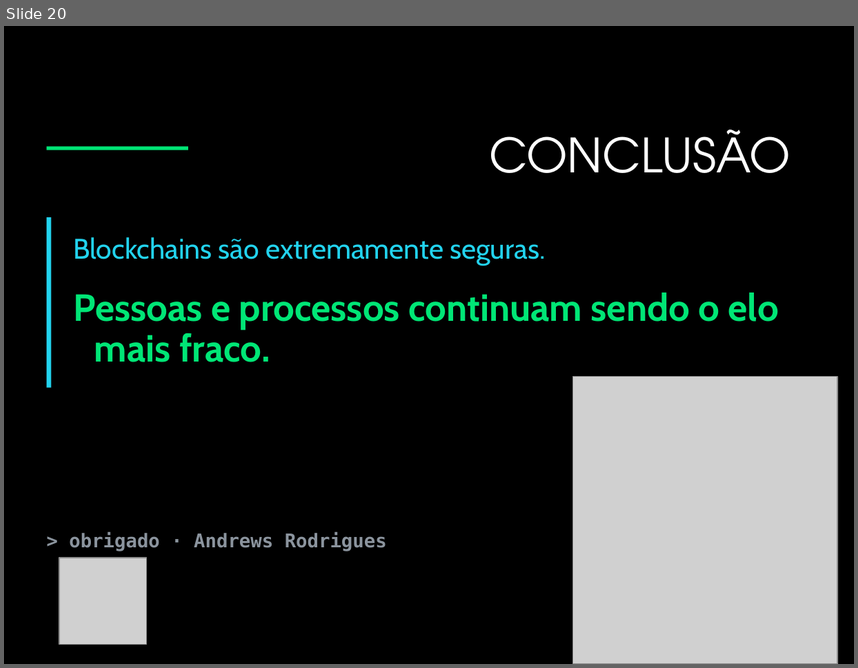
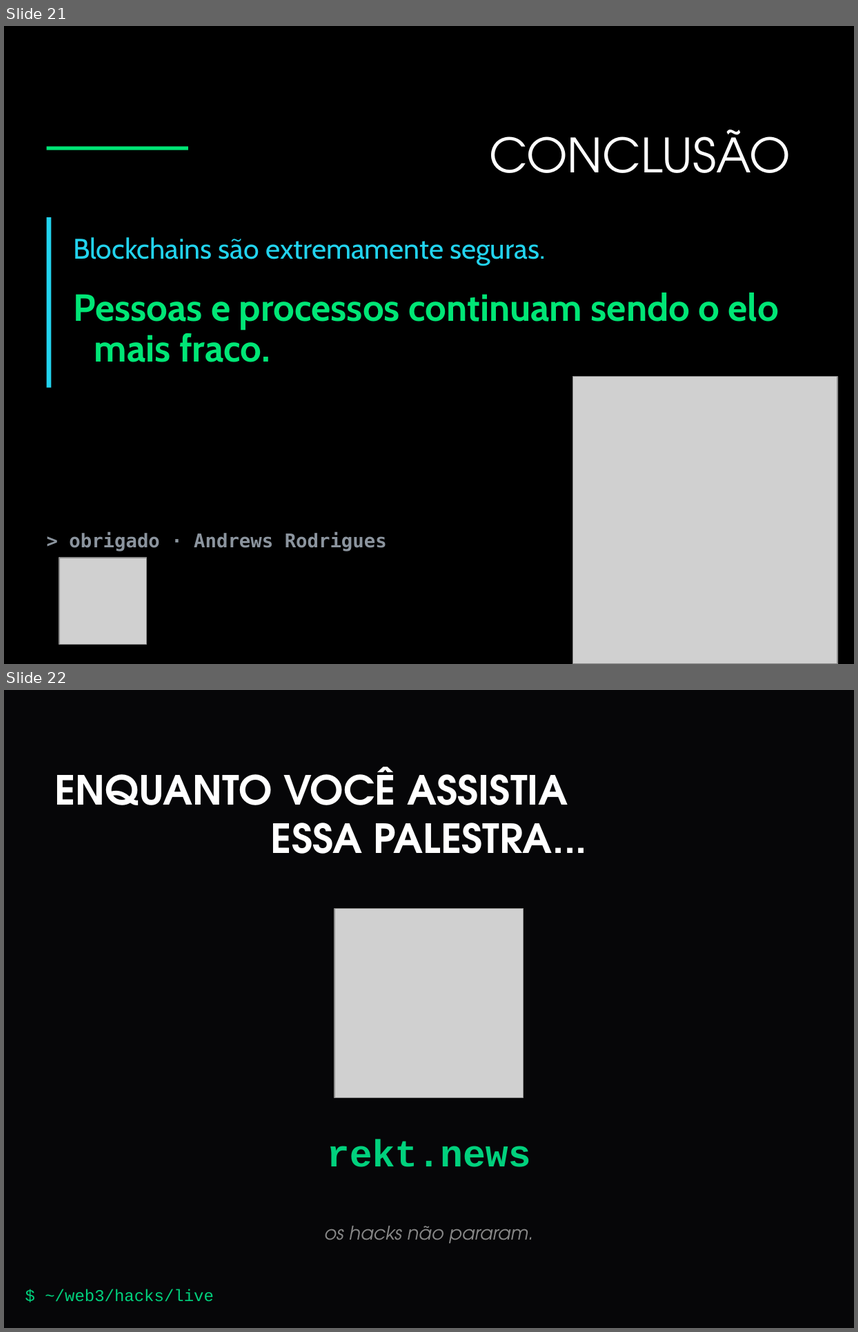
Before and after one commit to Andrewsnobre/secure-ipfs-workshop, a slide deck: Anatomia_dos_Hacks_Web3_Andrews_Rodrigues.pptx. Shown one above the other, each under a label of ours: slide 20 before the commit, slides 21 and 22 after it. The pictures are 858x668 and 858x1332 pixels, drawn with LibreOffice and Linux fonts; fonts in the diff are those of the drawing; grey boxes stand for pictures; background and template pictures are left out. Boxes give left, top, right and bottom in pixels: in the first picture for what was removed or moved away, otherwise in the second. Text is boxed around its words. In the diff, an @@ line names an element or a change of style, - is before the commit and + after.

```diff
--- a/Anatomia_dos_Hacks_Web3_Andrews_Rodrigues.pptx
+++ b/Anatomia_dos_Hacks_Web3_Andrews_Rodrigues.pptx
@@ slide 22 added at [4,690,854,1328], background #060608 @@
@@ text added at [55,767,587,854], 34 pt, text #FFFFFF, bold @@
+ENQUANTO VOCÊ ASSISTIA
+ESSA PALESTRA...
@@ picture added at [335,909,524,1097] @@
@@ text added at [327,1139,531,1167], 32 pt, text #01D17D, bold @@
+rekt.news
@@ text added at [324,1225,533,1243], 16 pt, text #888888, italic @@
+os hacks não pararam.
@@ text added at [45,1289,214,1301], 14 pt, text #01D17D @@
+$ ~/web3/hacks/live
@@ what was slide 20 is now slide 21 @@
```
Also in this commit, not shown: 1 slide changed, 1 other slide added, 1 slide removed.
